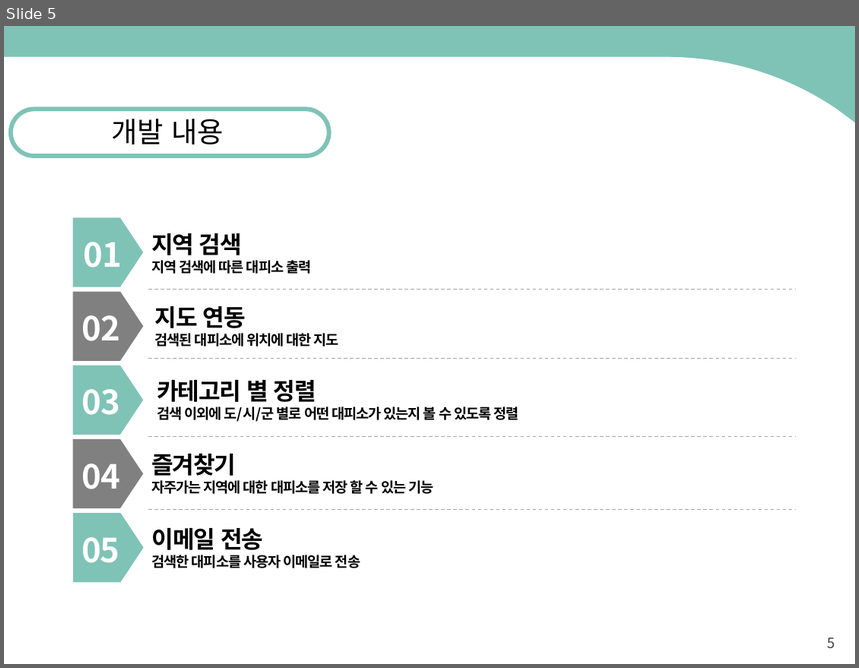
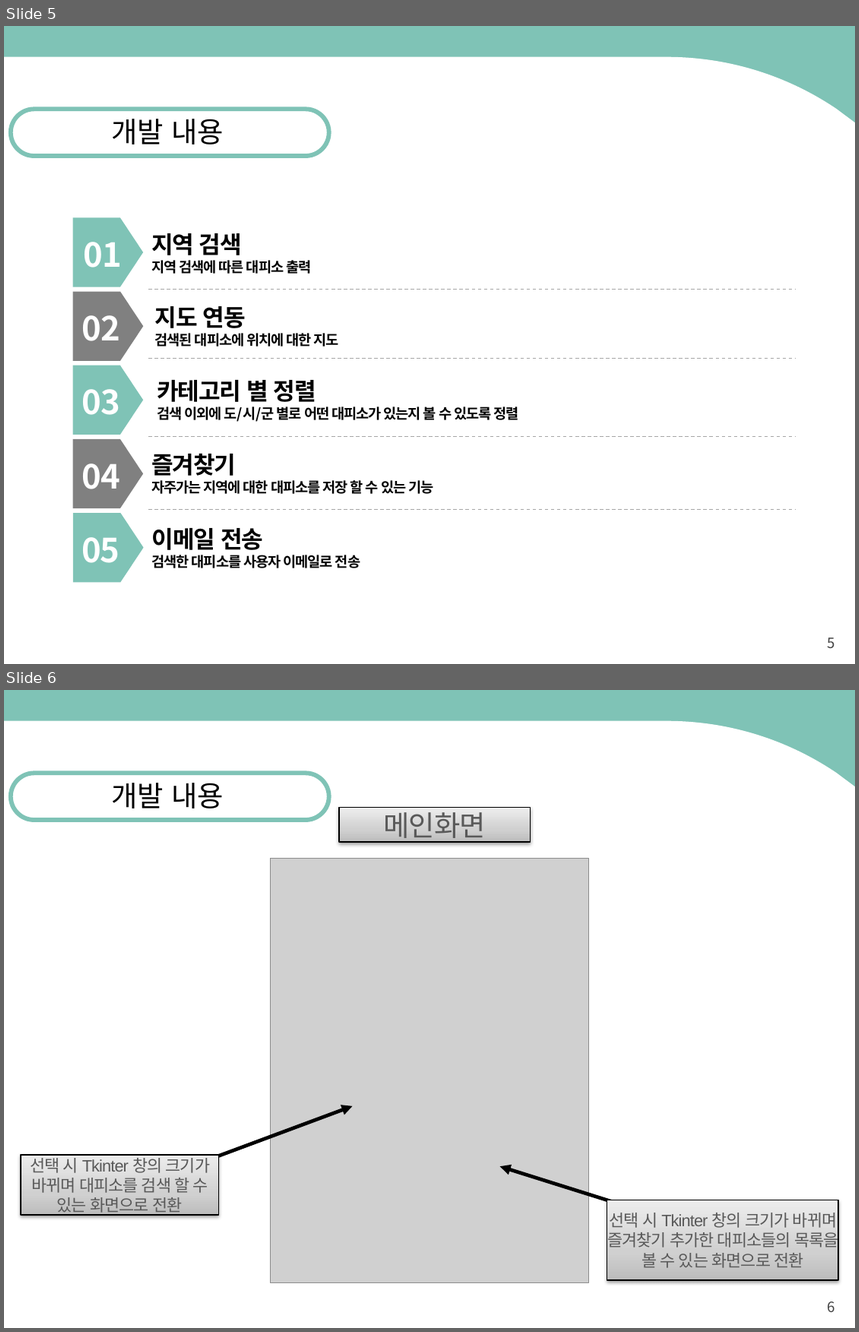
Before and after one commit to kpu2015180/scrtiptP, a slide deck: 기획발표.pptx. Shown one above the other, each under a label of ours: slide 5 before the commit, slides 5 and 6 after it. The pictures are 859x668 and 859x1332 pixels, drawn with LibreOffice and Linux fonts; fonts in the diff are those of the drawing; grey boxes stand for pictures. Boxes give left, top, right and bottom in pixels: in the first picture for what was removed or moved away, otherwise in the second. Text is boxed around its words. In the diff, an @@ line names an element or a change of style, - is before the commit and + after.

```diff
--- a/기획발표.pptx
+++ b/기획발표.pptx
@@ slide 6 added at (4,690,855,1328), background #7FC3B6; not listed: 1 template element that a slide beside it also shows @@
@@ rounded rectangle added at (11,774,329,820), outline #7FC3B6 3.75 pt @@
@@ text added at (111,783,224,809), 24 pt, text #000000 @@
+개발 내용
@@ rectangle added at (339,808,530,841), fill gradient #BDBDBD to #D1D1D1 to #EEEEEE, outline #000000 0.75 pt, 24 pt, text #595959 @@
+메인화면
@@ picture added at (271,859,588,1284) @@
@@ arrow added from (208, 1160) to (352, 1106), #000000 3 pt @@
@@ rectangle added at (21,1155,218,1215), fill gradient #BDBDBD to #D1D1D1 to #EEEEEE, outline #000000 0.75 pt, 14 pt, text #595959 @@
+선택 시 Tkinter 창의 크기가 바뀌며 대피소를 검색 할 수 있는 화면으로 전환
@@ arrow added from (617, 1203) to (500, 1167), #000000 3 pt @@
@@ rectangle added at (607,1201,839,1281), fill gradient #BDBDBD to #D1D1D1 to #EEEEEE, outline #000000 0.75 pt, 14 pt, text #595959 @@
+선택 시 Tkinter 창의 크기가 바뀌며 즐겨찾기 추가한 대피소들의 목록을 볼 수 있는 화면으로 전환
@@ page number added at (827,1302,835,1312), 12 pt, text #404040 @@
+6
```
Also in this commit, not shown: 3 slides changed, 2 other slides added, 1 slide removed.
